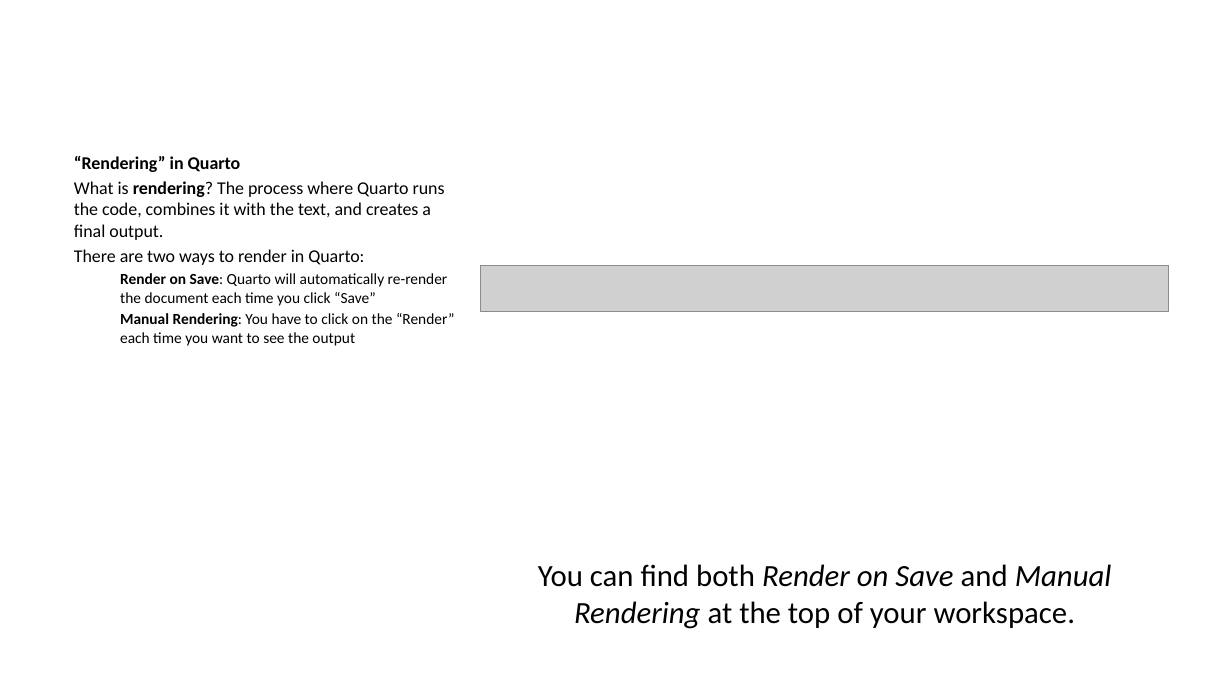
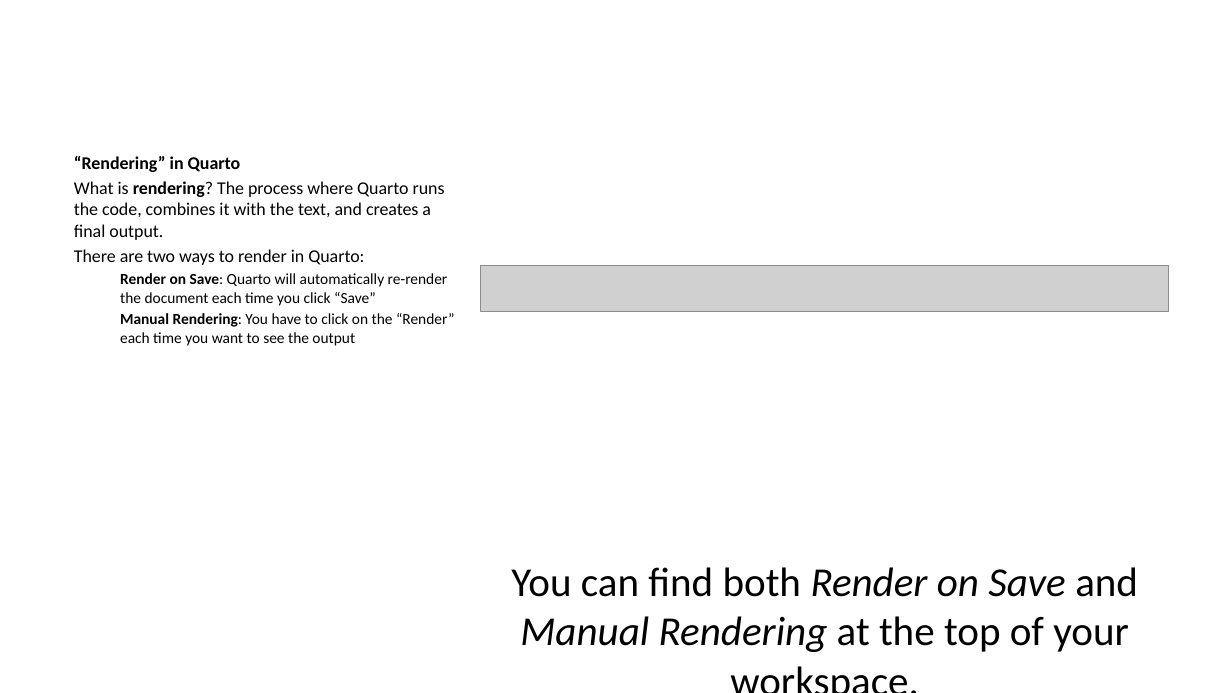
Before and after one commit to lmu-osc/train-the-trainer-student-track-OS, a slide deck: slide 18 of materials/OS-M3/OS-M3-S6-Quarto/OS-M3-S6-Quarto-slides.pptx. Drawn at 1232x693 pixels with LibreOffice and Linux fonts; fonts in the diff are those of the drawing; grey boxes stand for pictures. Boxes give left, top, right and bottom in pixels: in the first picture for what was removed or moved away, otherwise in the second. Text is boxed around its words. In the diff, an @@ line names an element or a change of style, - is before the commit and + after.

```diff
--- a/materials/OS-M3/OS-M3-S6-Quarto/OS-M3-S6-Quarto-slides.pptx
+++ b/materials/OS-M3/OS-M3-S6-Quarto/OS-M3-S6-Quarto-slides.pptx
@@ text "You can find both Render ..." at (511,567,1138,652): size 18 to 24 pt; more space between paragraphs @@
```
Also in this commit, not shown: 2 other slides changed, 44 other files.
